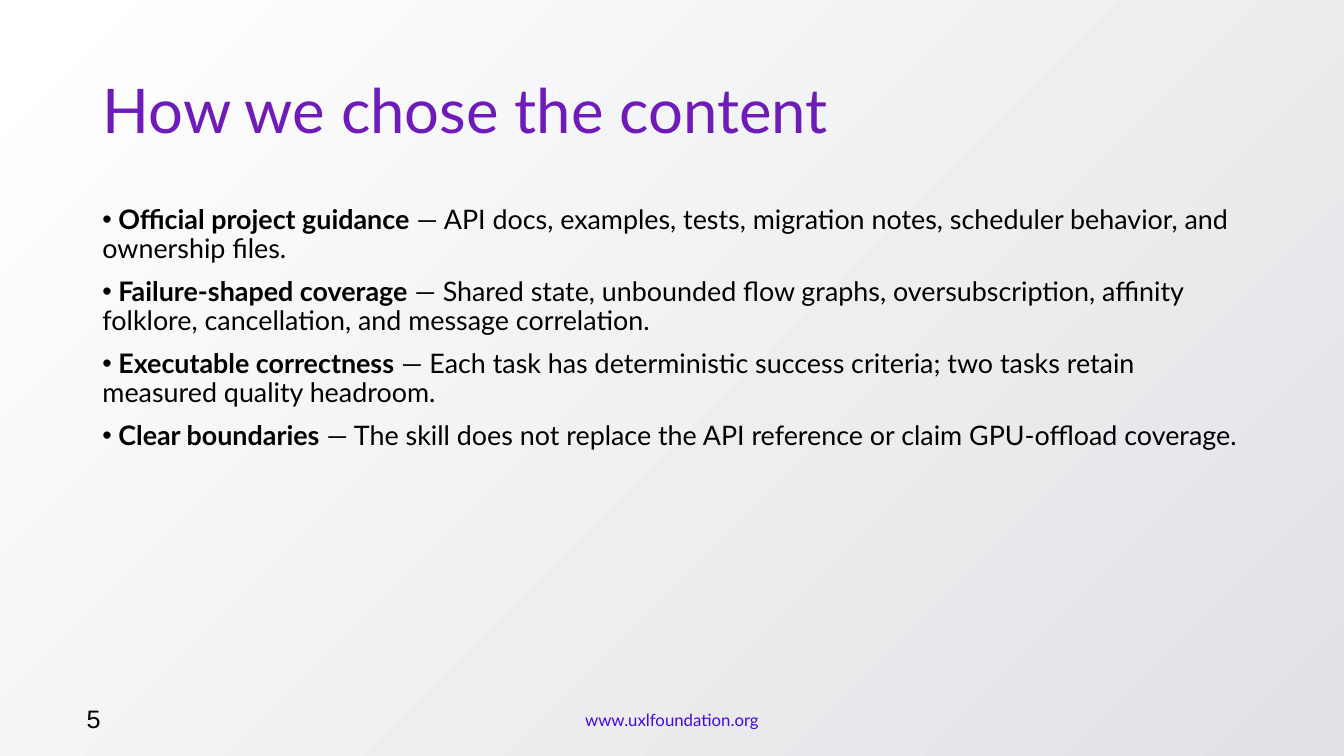
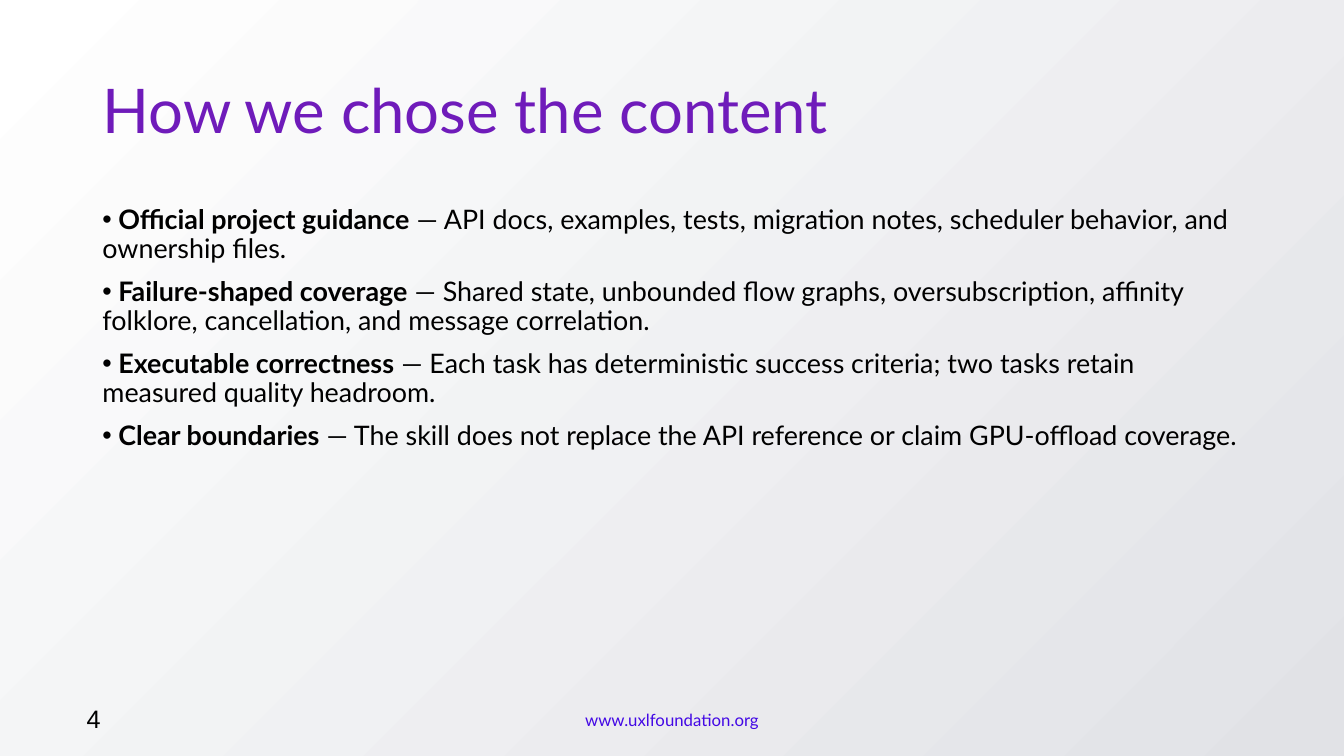
Before and after one commit to uxlfoundation/skills, a slide deck: slide 4 of evaluation/dashboard/public/decks/uxl-onetbb-maintainer-briefing.pptx (slide 5 before the commit). Drawn at 1344x756 pixels with LibreOffice and Linux fonts; fonts in the diff are those of the drawing; background and template pictures are left out. Boxes give left, top, right and bottom in pixels: in the first picture for what was removed or moved away, otherwise in the second. Text is boxed around its words. In the diff, an @@ line names an element or a change of style, - is before the commit and + after.

```diff
--- a/evaluation/dashboard/public/decks/uxl-onetbb-maintainer-briefing.pptx
+++ b/evaluation/dashboard/public/decks/uxl-onetbb-maintainer-briefing.pptx
@@ text at <box>87,710,101,728</box>: text changed @@
-5
+4
```
Also in this commit, not shown: 4 other slides changed, 1 slide removed, 22 other files.
